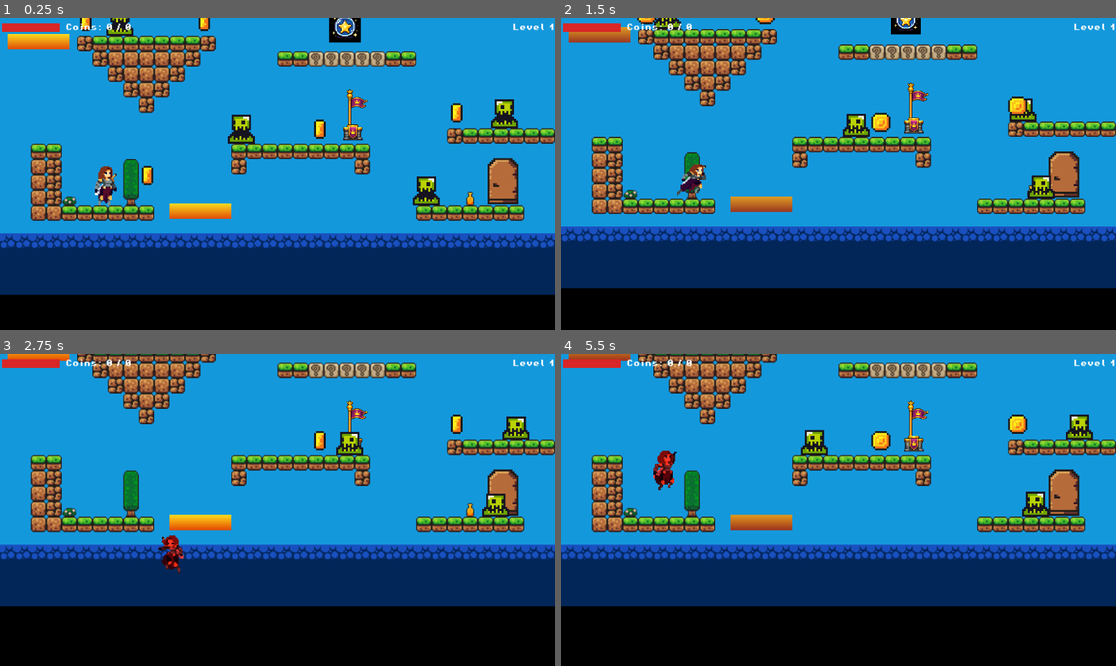
Above: before the commit, frames 1-4 (two rows, left to right).
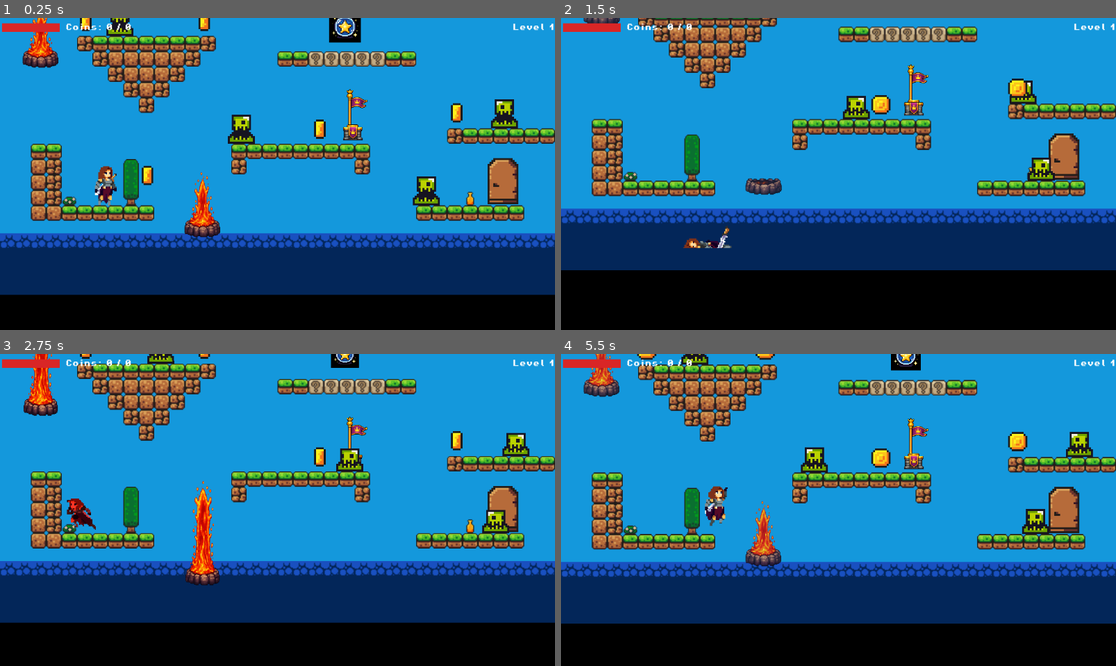
Above: after the commit, the same moments.

Repository: RazorRyan/PrincessCoinQuest
Game: Godot game, scene res://scenes/levels/forest_levels/Level03.tscn
Same seed, same stepped clock (60 frames per second), same inputs: the game is played once before the commit and once after it. This scene is started directly instead of the project's main scene. Sound files missing from this copy of the repository are replaced by a short silence.
Inputs (mouse positions are in pixels of both pictures, inside the frame that each line leads up to):
- Up to frame 1 (0.25 s): no input
- Up to frame 2 (1.5 s): tap Enter at 0.5 s; move the mouse to (960, 158) at 0.52 s; hold D (move_right) from 0.53 s (still down); tap J (attack) at 0.6, 1.35 s; click (960, 158) at 0.67 s; tap Space (jump) at 0.77 s; move the mouse to (727, 189) at 1.27 s
- Up to frame 3 (2.75 s): tap Space (jump) at 1.52 s; move the mouse to (333, 441) at 2.02 s; release D (move_right) at 2.03 s; hold A (move_left) from 2.03 s (still down); tap J (attack) at 2.1 s
- Up to frame 4 (5.5 s): move the mouse to (810, 572) at 2.77 s; release A (move_left) at 2.78 s; hold D (move_right) 2.78-4.28 s; tap J (attack) every 0.75 s from 2.85 to 5.1 s; click (810, 572) at 2.92 s; tap Space (jump) at 3.02, 3.77, 4.52 s; move the mouse to (1005, 556) at 3.52 s; move the mouse to (672, 463) at 4.27 s; hold A (move_left) 4.28-5.03 s; move the mouse to (866, 510) at 5.02 s; hold D (move_right) from 5.03 s (still down); click (866, 510) at 5.17 s

The runs differ from the first frame. In frame 1, 2.0% of the frame differs, in the area x 1-42%, y 0-71%; in frame 2, 35%; in frame 3, 33%; in frame 4, 35%, in the area x 0-100%, y 0-87%.
Error in both runs: Invalid assignment of property or key 'text' with value of type 'String' on a base object of type 'null instance'. (res://scripts/ui/Hud.gd:22)

Commit message:
Enhanced lava asset

Diff:
--- a/src/scenes/hazards/LavaHazard.tscn
+++ b/src/scenes/hazards/LavaHazard.tscn
@@ -1,37 +1,33 @@
-[gd_scene format=4 uid="uid://bvqn7r4m2hcxk"]
+[gd_scene format=3 uid="uid://xxh7ctnw1kf2"]
 
-[ext_resource type="Script" uid="uid://dkw5p9t3fynb6" path="res://scripts/hazards/LavaHazard.gd" id="1_lava"]
+[ext_resource type="Script" path="res://scripts/hazards/LavaHazard.gd" id="1_lava"]
+[ext_resource type="Texture2D" uid="uid://cwwja68oc2by8" path="res://assets/tilesets/Lava_1_1.png" id="2_gj2df"]
+[ext_resource type="Texture2D" uid="uid://cufyl7fml3e2a" path="res://assets/tilesets/Lava_1_2.png" id="3_b82uy"]
+[ext_resource type="Texture2D" uid="uid://d0dqnw087uwrc" path="res://assets/tilesets/Lava_1_3.png" id="4_dc1j7"]
 
-[sub_resource type="Gradient" id="Gradient_1"]
-colors = PackedColorArray(1, 0.6, 0, 1, 0.7, 0.15, 0, 1)
-offsets = PackedFloat32Array(0, 1)
+[sub_resource type="AtlasTexture" id="AtlasTexture_mirdy"]
+atlas = ExtResource("2_gj2df")
+region = Rect2(0, 0, 390, 224)
 
-[sub_resource type="GradientTexture2D" id="GradTexture_1"]
-gradient = SubResource("Gradient_1")
-width = 16
-height = 16
-fill_from = Vector2(0.5, 0)
-fill_to = Vector2(0.5, 1)
+[sub_resource type="AtlasTexture" id="AtlasTexture_qore5"]
+atlas = ExtResource("3_b82uy")
+region = Rect2(0, 0, 401, 481)
 
-[sub_resource type="Gradient" id="Gradient_2"]
-colors = PackedColorArray(1, 0.85, 0.1, 1, 0.9, 0.3, 0, 1)
-offsets = PackedFloat32Array(0, 1)
-
-[sub_resource type="GradientTexture2D" id="GradTexture_2"]
-gradient = SubResource("Gradient_2")
-width = 16
-height = 16
-fill_from = Vector2(0.5, 0)
-fill_to = Vector2(0.5, 1)
+[sub_resource type="AtlasTexture" id="AtlasTexture_5d34c"]
+atlas = ExtResource("4_dc1j7")
+region = Rect2(0, 0, 404, 774)
 
 [sub_resource type="SpriteFrames" id="SpriteFrames_1"]
 animations = [{
 "frames": [{
 "duration": 1.0,
-"texture": SubResource("GradTexture_1")
+"texture": SubResource("AtlasTexture_mirdy")
 }, {
 "duration": 1.0,
-"texture": SubResource("GradTexture_2")
+"texture": SubResource("AtlasTexture_qore5")
+}, {
+"duration": 1.0,
+"texture": SubResource("AtlasTexture_5d34c")
 }],
 "loop": true,
 "name": &"idle",
@@ -41,18 +37,19 @@
 [sub_resource type="RectangleShape2D" id="RectangleShape2D_1"]
 size = Vector2(64, 14)
 
-[node name="LavaHazard" type="Area2D"]
+[node name="LavaHazard" type="Area2D" unique_id=1509828744]
 collision_layer = 4
-collision_mask = 1
 script = ExtResource("1_lava")
 
-[node name="AnimatedSprite2D" type="AnimatedSprite2D" parent="."]
-scale = Vector2(4, 1)
+[node name="AnimatedSprite2D" type="AnimatedSprite2D" parent="." unique_id=1331659420]
+position = Vector2(4.0000005, -13.0000305)
+scale = Vector2(0.2, 0.29)
 sprite_frames = SubResource("SpriteFrames_1")
 animation = &"idle"
 autoplay = "idle"
+frame_progress = 0.3849044
 
-[node name="CollisionShape2D" type="CollisionShape2D" parent="."]
+[node name="CollisionShape2D" type="CollisionShape2D" parent="." unique_id=2085252054]
 shape = SubResource("RectangleShape2D_1")
 
-[node name="AudioStreamPlayer2D" type="AudioStreamPlayer2D" parent="."]
+[node name="AudioStreamPlayer2D" type="AudioStreamPlayer2D" parent="." unique_id=1838788873]
--- a/src/scenes/levels/forest_levels/Level03.tscn
+++ b/src/scenes/levels/forest_levels/Level03.tscn
@@ -270,9 +270,11 @@
 
 [node name="Lava01" parent="Hazards" unique_id=1700000002 instance=ExtResource("9_lava")]
 position = Vector2(40, 187)
+scale = Vector2(0.5, 0.5)
 
 [node name="Lava02" parent="Hazards" unique_id=1700000003 instance=ExtResource("9_lava")]
 position = Vector2(208, 363)
+scale = Vector2(0.5, 0.5)
 
 [node name="Checkpoints" type="Node" parent="." unique_id=1800000001]
 
Binary file added: src/assets/tilesets/Lava_1_1.png
Not shown, added: src/assets/tilesets/Lava_1_1.png.import
Binary file added: src/assets/tilesets/Lava_1_2.png
Not shown, added: src/assets/tilesets/Lava_1_2.png.import
Binary file added: src/assets/tilesets/Lava_1_3.png
Not shown, added: src/assets/tilesets/Lava_1_3.png.import
Not shown: 1 places in src/scenes/levels/forest_levels/Level03.tscn that only renumber resources
